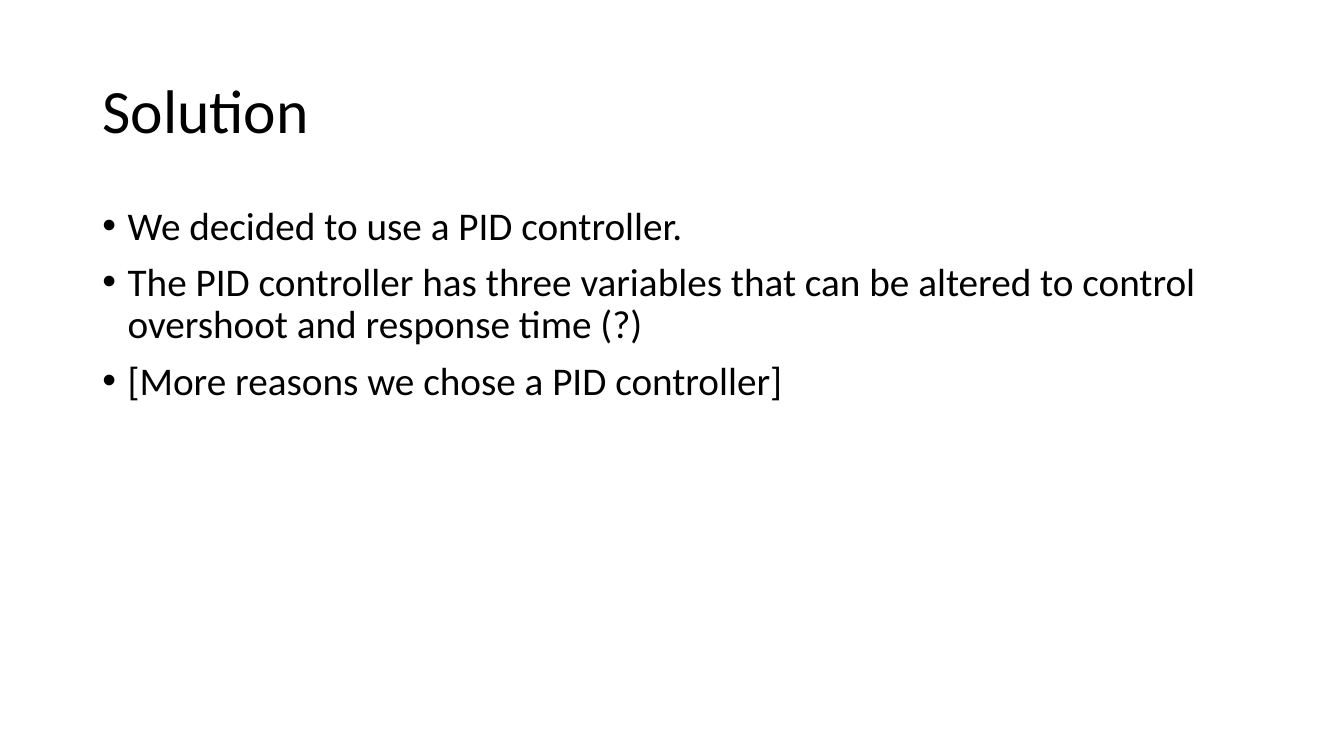
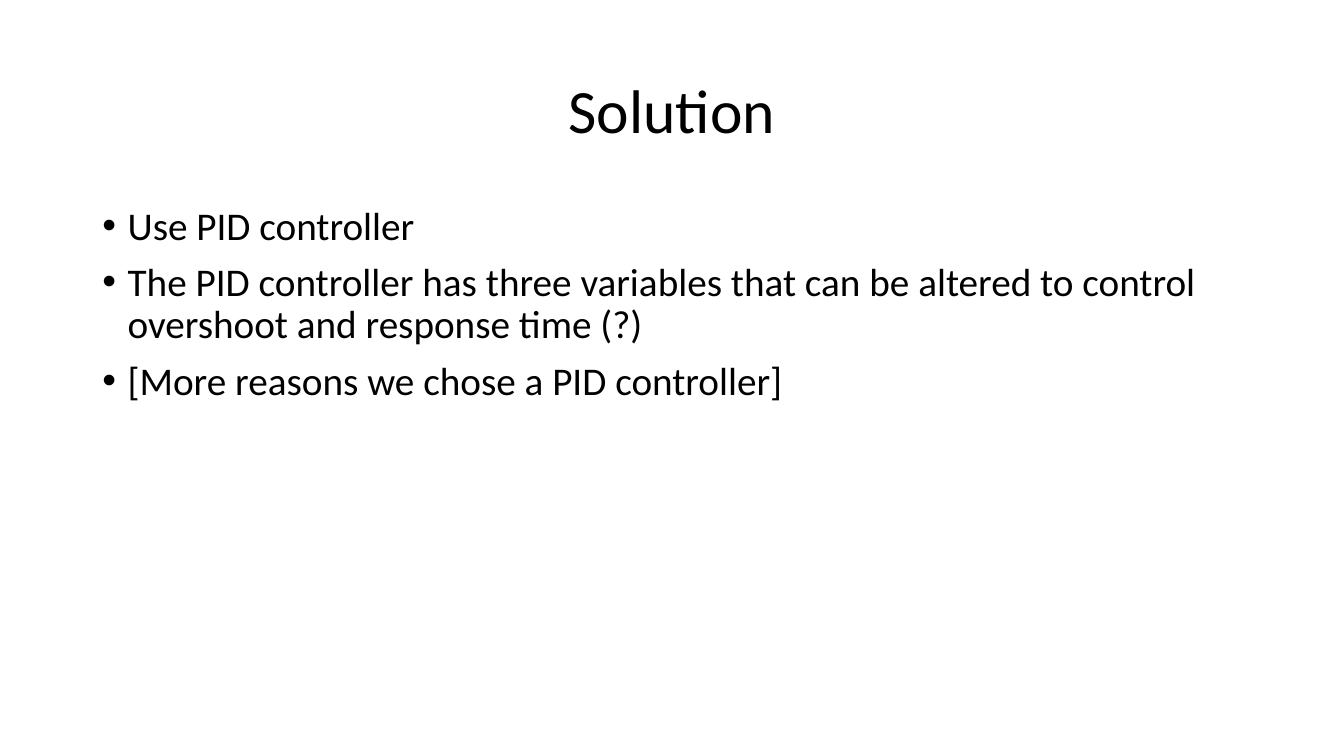
Before and after one commit to jdriscoll7/ELEC_3050, a slide deck: slide 3 of presentation/Final Projection Presentation.pptx. Drawn at 1344x756 pixels with LibreOffice and Linux fonts; fonts in the diff are those of the drawing. Boxes give left, top, right and bottom in pixels: in the first picture for what was removed or moved away, otherwise in the second. Text is boxed around its words. In the diff, an @@ line names an element or a change of style, - is before the commit and + after.

```diff
--- a/presentation/Final Projection Presentation.pptx
+++ b/presentation/Final Projection Presentation.pptx
@@ title "Solution" at <box>569,90,775,134</box>: alignment left to centre @@
@@ text at <box>128,212,414,241</box>: text changed @@
-• We decided to use a PID controller.
+• Use PID controller
```
Also in this commit, not shown: 6 other slides changed, 3 slides added, 1 slide removed.
